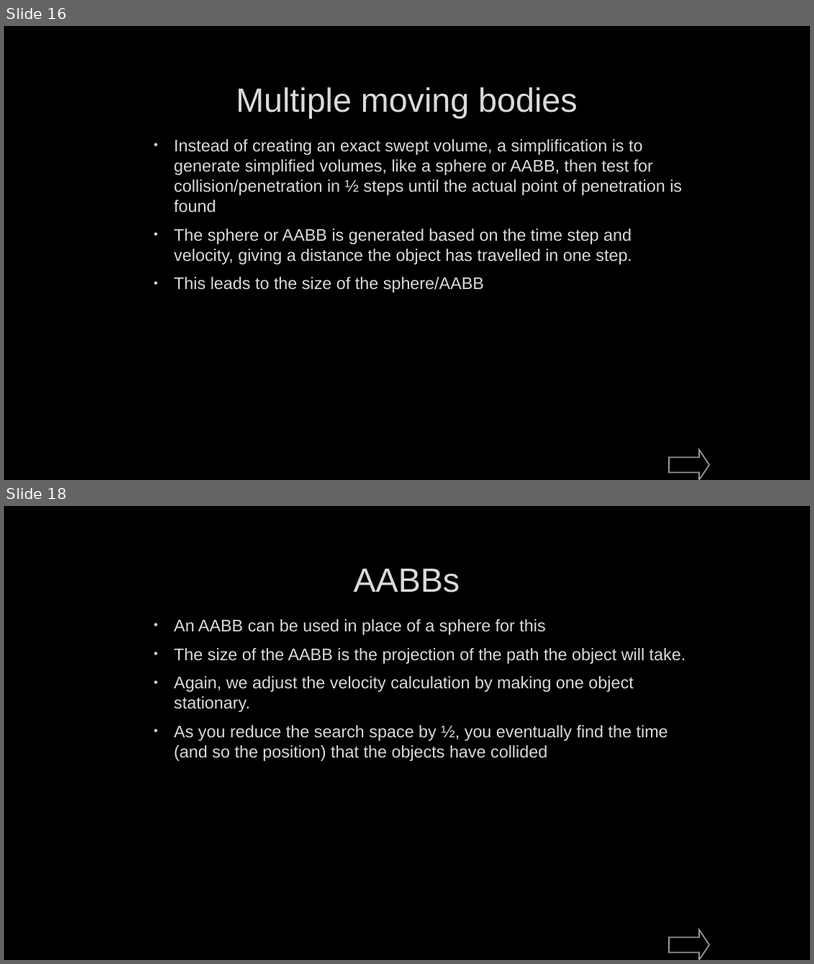
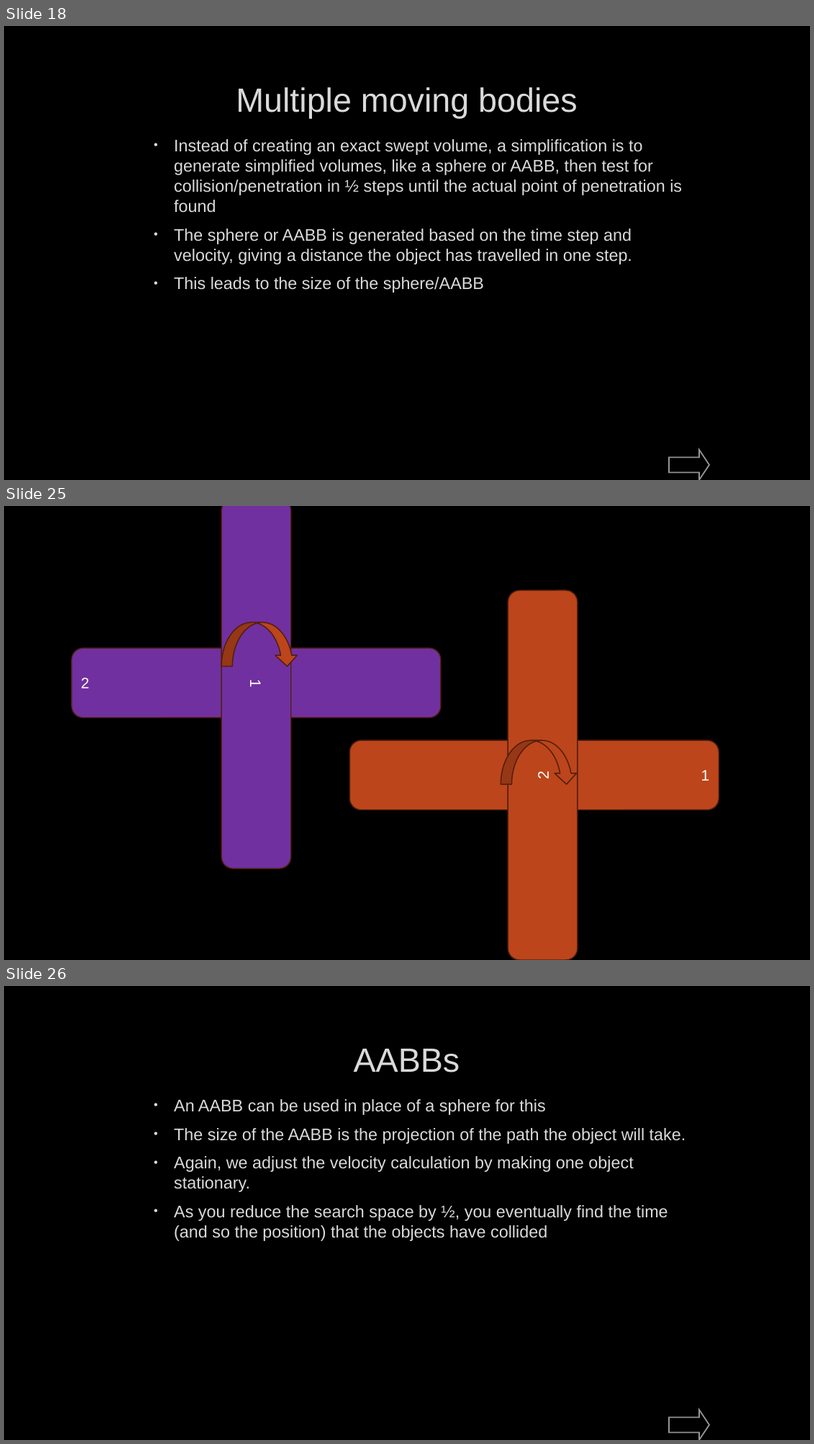
Before and after one commit to FeeneyCodes/GDP202425, a slide deck: 6022_Phys_2_(2025)/Day2Day/W01/6022_W25_W01D01_Course_Intro_Dynamic_Intersections.pptx.pptx. Shown one above the other, each under a label of ours: slides 16 and 18 before the commit, slides 18, 25 and 26 after it; the slides between them are not shown. The pictures are 814x964 and 814x1444 pixels, drawn with LibreOffice and Linux fonts; fonts in the diff are those of the drawing; background and template pictures are left out. Boxes give left, top, right and bottom in pixels: in the first picture for what was removed or moved away, otherwise in the second. Text is boxed around its words. In the diff, an @@ line names an element or a change of style, - is before the commit and + after.

```diff
--- a/6022_Phys_2_(2025)/Day2Day/W01/6022_W25_W01D01_Course_Intro_Dynamic_Intersections.pptx.pptx
+++ b/6022_Phys_2_(2025)/Day2Day/W01/6022_W25_W01D01_Course_Intro_Dynamic_Intersections.pptx.pptx
@@ slide 25 added at (4, 506, 810, 960), background picture (left out) @@
@@ rounded rectangle added at (221, 506, 291, 868), fill #7030A0, outline #521E0C 1.25 pt, 18 pt, text #FFFFFF @@
+1
@@ rounded rectangle added at (509, 590, 578, 960), fill #BC451B, outline #521E0C 1.25 pt, 18 pt, text #FFFFFF @@
+2
@@ curved left arrow added at (221, 622, 298, 667), fill #BC451B, outline #521E0C 1.25 pt @@
@@ rounded rectangle added at (72, 648, 441, 718), fill #7030A0, outline #521E0C 1.25 pt, 18 pt, text #FFFFFF @@
+2
@@ rounded rectangle added at (350, 740, 720, 810), fill #BC451B, outline #521E0C 1.25 pt, 18 pt, text #FFFFFF @@
+1
@@ curved left arrow added at (502, 740, 578, 784), fill #BC451B, outline #521E0C 1.25 pt @@
@@ what was slide 16 is now slide 18 @@
@@ what was slide 18 is now slide 26 @@
```
Also in this commit, not shown: 2 slides changed, 7 other slides added, 28 other files.
